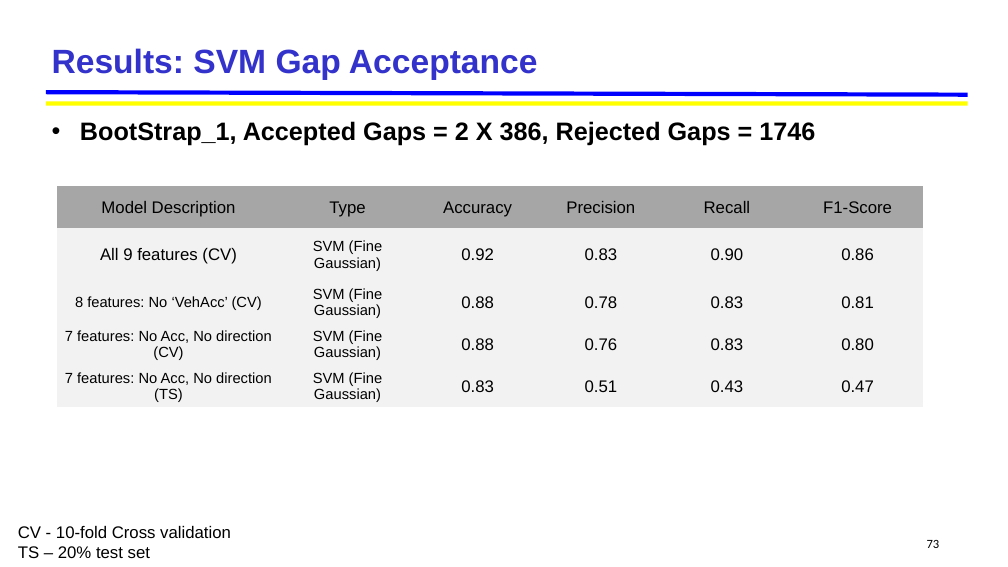
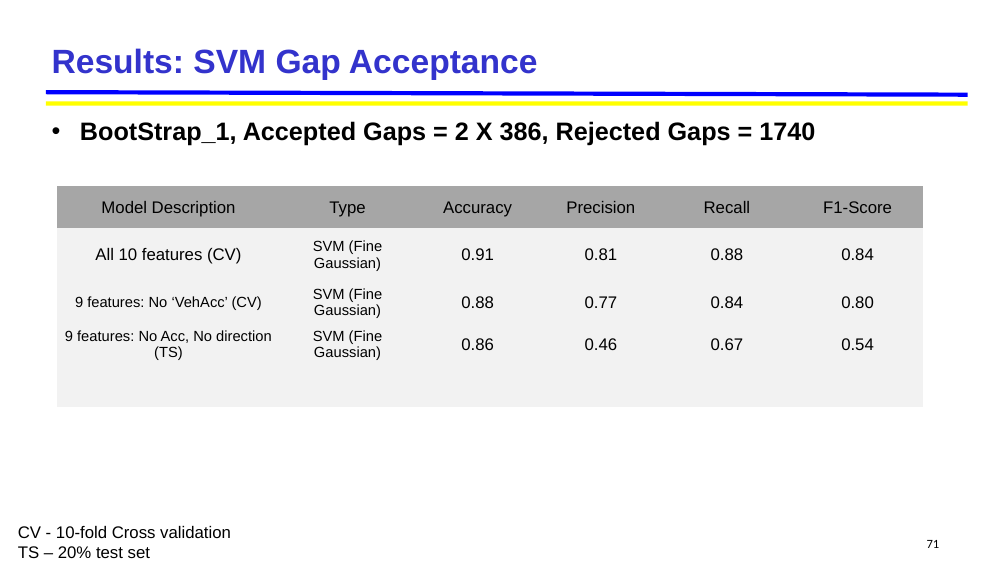
Before and after one commit to jskumaar/pedestrianHybridModel, a slide deck: slide 71 of Pedestrian_Hybrid_Model [Autosaved].pptx (slide 73 before the commit). Drawn at 1008x567 pixels with LibreOffice and Linux fonts; fonts in the diff are those of the drawing; background and template pictures are left out. Boxes give left, top, right and bottom in pixels: in the first picture for what was removed or moved away, otherwise in the second. Text is boxed around its words. In the diff, an @@ line names an element or a change of style, - is before the commit and + after.

```diff
--- a/Pedestrian_Hybrid_Model [Autosaved].pptx
+++ b/Pedestrian_Hybrid_Model [Autosaved].pptx
@@ text at <box>80,121,815,146</box>: text changed @@
-• BootStrap_1, Accepted Gaps = 2 X 386, Rejected Gaps = 1746
+• BootStrap_1, Accepted Gaps = 2 X 386, Rejected Gaps = 1740
@@ table at <box>57,186,924,408</box> @@
-row 2: All 9 features (CV) | SVM (Fine Gaussian) | 0.92 | 0.83 | 0.90 | 0.86
+row 2: All 10 features (CV) | SVM (Fine Gaussian) | 0.91 | 0.81 | 0.88 | 0.84
-row 3: 8 features: No ‘VehAcc’ (CV) | SVM (Fine Gaussian) | 0.88 | 0.78 | 0.83 | 0.81
+row 3: 9 features: No ‘VehAcc’ (CV) | SVM (Fine Gaussian) | 0.88 | 0.77 | 0.84 | 0.80
-row 4: 7 features: No Acc, No direction (CV) | SVM (Fine Gaussian) | 0.88 | 0.76 | 0.83 | 0.80
+row 4: 9 features: No Acc, No direction (TS) | SVM (Fine Gaussian) | 0.86 | 0.46 | 0.67 | 0.54
-row 5: 7 features: No Acc, No direction (TS) | SVM (Fine Gaussian) | 0.83 | 0.51 | 0.43 | 0.47
+row 5:  |  |  |  |  | 
@@ page number at <box>927,540,940,548</box>: text changed @@
-73
+71
```
Also in this commit, not shown: 5 other slides changed, 8 slides added, 1 slide removed, 58 other files.
